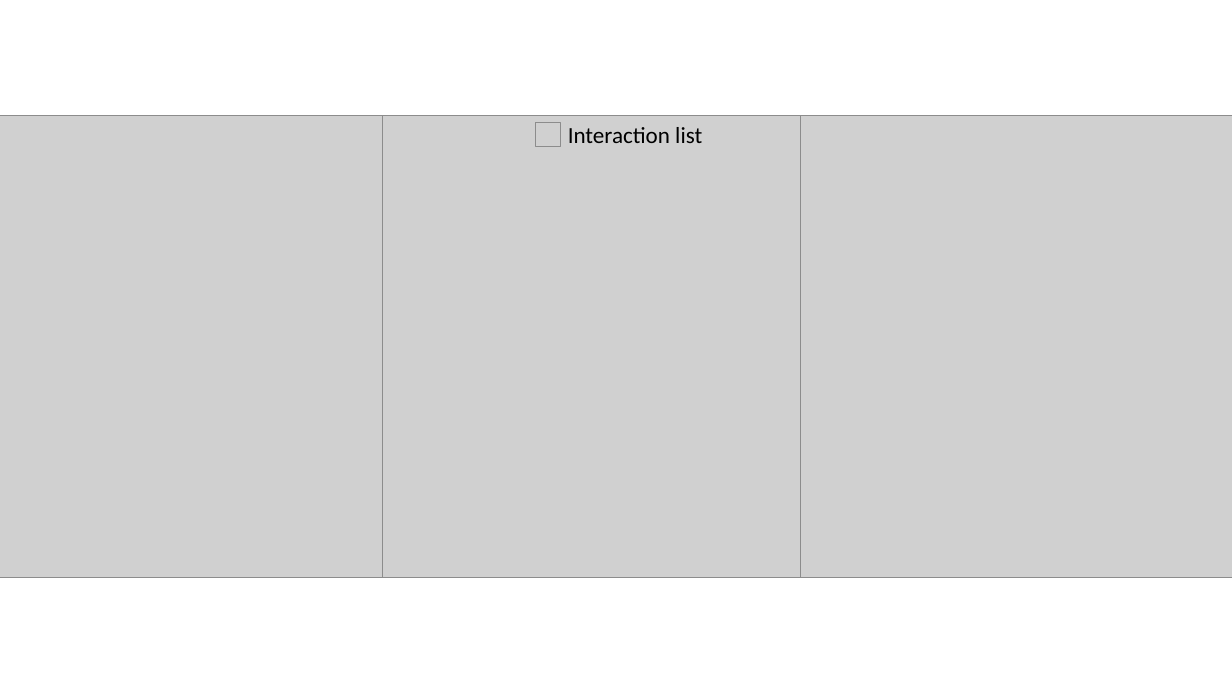
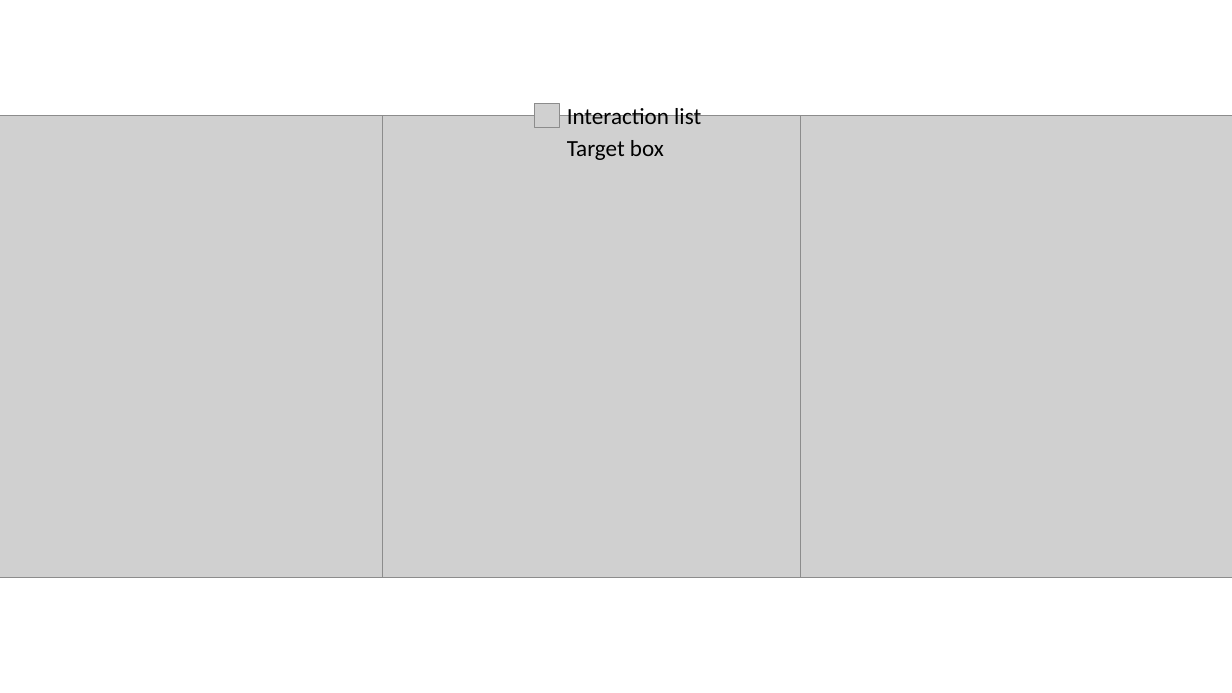
Before and after one commit to zkeitht/N-Body-Barnes-Hut-FMM, a slide deck: slide 29 of Misc/Nbody drawings.pptx (slide 28 before the commit). Drawn at 1232x693 pixels with LibreOffice and Linux fonts; fonts in the diff are those of the drawing; grey boxes stand for pictures; background and template pictures are left out. Boxes give left, top, right and bottom in pixels: in the first picture for what was removed or moved away, otherwise in the second. Text is boxed around its words. In the diff, an @@ line names an element or a change of style, - is before the commit and + after.

```diff
--- a/Misc/Nbody drawings.pptx
+++ b/Misc/Nbody drawings.pptx
@@ picture: place and size @@
-picture at <box>535,122,561,146</box>
+picture at <box>534,104,560,128</box>
@@ text "Interaction list" rewrapped from <box>568,127,702,143</box> to <box>567,104,701,124</box> @@
@@ text added at <box>567,140,664,160</box>, 18 pt, text #000000 @@
+Target box
```
Also in this commit, not shown: 1 slide added, 4 other files.
